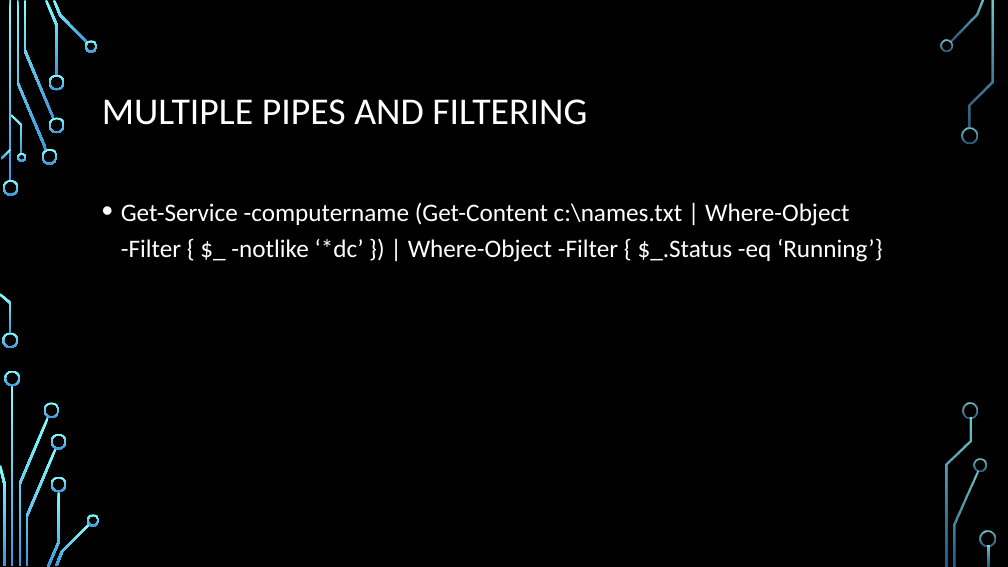
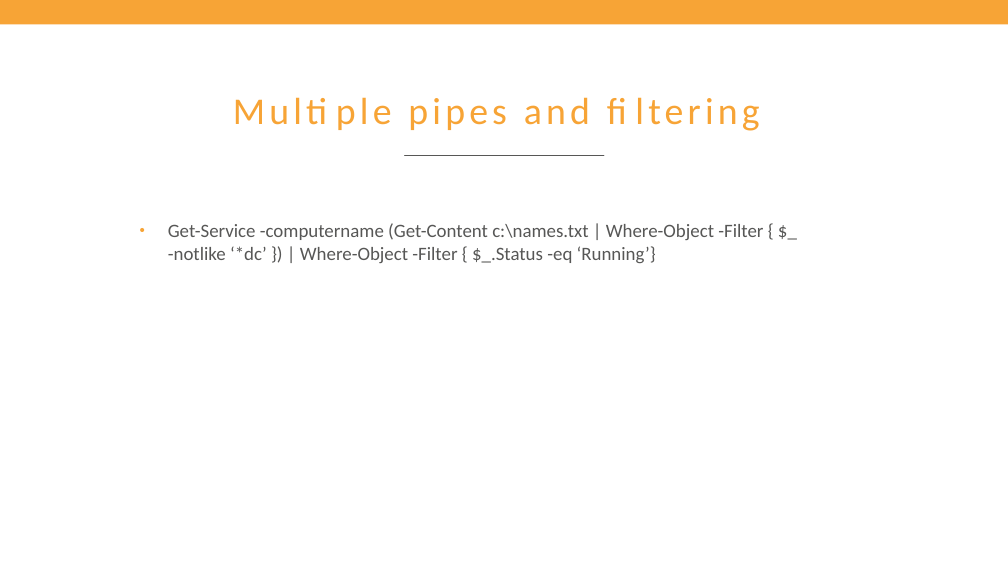
Before and after one commit to Matthias-vdE/Powershell-Course, a slide deck: slide 84 of 2019/Powershell course.pptx. Drawn at 1008x567 pixels with LibreOffice and Linux fonts; fonts in the diff are those of the drawing; background and template pictures are left out. Boxes give left, top, right and bottom in pixels: in the first picture for what was removed or moved away, otherwise in the second. Text is boxed around its words. In the diff, an @@ line names an element or a change of style, - is before the commit and + after.

Commit message:
Applied Axxes style

```diff
--- a/2019/Powershell course.pptx
+++ b/2019/Powershell course.pptx
@@ background picture (left out) to #FFFFFF @@
@@ rectangle added at bbox=[0, 0, 1008, 24], fill #F7A436 @@
@@ title at bbox=[102, 99, 587, 125]: text changed; text colour #FFFFFF to #F7A436 @@
-MULTIPLE PIPES AND FILTERING
+Multiple pipes and filtering
@@ line added from (405, 156) to (604, 156), #575756 0.75 pt @@
@@ text "Get-Service -computername (Get-Content c:\names.txt | ...": place and size @@
-text "Get-Service -computername (Get-Content c:\names.txt | ..." at bbox=[121, 203, 883, 262]
+text "Get-Service -computername (Get-Content c:\names.txt | ..." at bbox=[168, 223, 763, 263]
@@ text "Get-Service -computername (Get-Content c:\names.txt | ..." at bbox=[168, 223, 763, 263]: size 24 to 18 pt, text colour #FFFFFF to #575756; indent changed; line spacing 1.2 to 1 @@
@@ group removed at bbox=[0, 0, 996, 567]: 33 freeform shapes, 3 rectangles @@
```
Also in this commit, not shown: 169 other slides changed.
